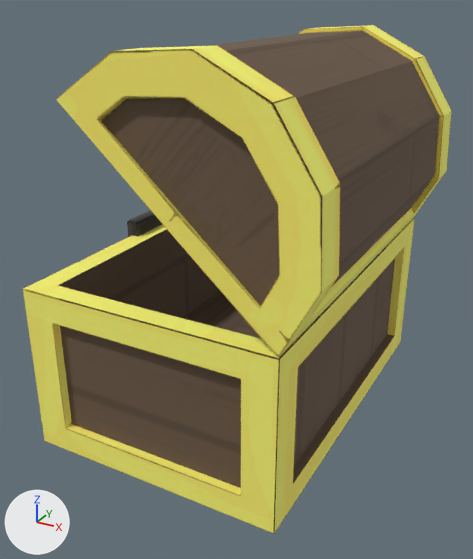
Renders of the FBX model GameTemplate/GameTemplate/Game/Assets/modelData/Treasure_Box.fbx from each side of a commit.
Before and after are seen from a camera (50 mm lens) standing at (1.13, -2.21, 1.69) and looking at (-0.03, -0.11, 0.63). Arrows for +X, +Y and +Z are at lower left; the lights stay in place. Where no turn or scale is listed for an object, it has been applied to the vertices.

Objects in the first picture: 'ChestEmpty_002', 'ChestEmpty_1'.
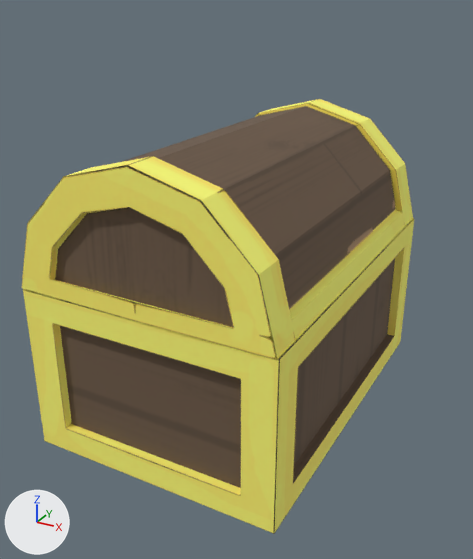
Pixel boxes (x1, y1, x2, y2) of what changed, in the pictures (473 x 559 px):
'ChestEmpty_002', moved, turned
    before: (56, 25, 451, 357)
    after: (22, 99, 413, 360)

The change, as a diff of the scene's bpy script:
```diff
--- a/GameTemplate/GameTemplate/Game/Assets/modelData/Treasure_Box.fbx.py
+++ b/GameTemplate/GameTemplate/Game/Assets/modelData/Treasure_Box.fbx.py
@@ ob_chestempty_002 @@
 ob_chestempty_002 = bpy.data.objects.new('ChestEmpty_002', me_mesh_001)
-ob_chestempty_002.location = (0.109, 0.0, 0.921)
-ob_chestempty_002.rotation_euler = (1.571, 0.0, 0.0)  # degrees (90, 0, 0)
+ob_chestempty_002.location = (0.065, 0.0, 0.639)
+ob_chestempty_002.rotation_euler = (1.571, -0.723, 0.0)  # degrees (90, -41, 0)
 ob_chestempty_002.scale = (0.01, 0.01, 0.01)
```
